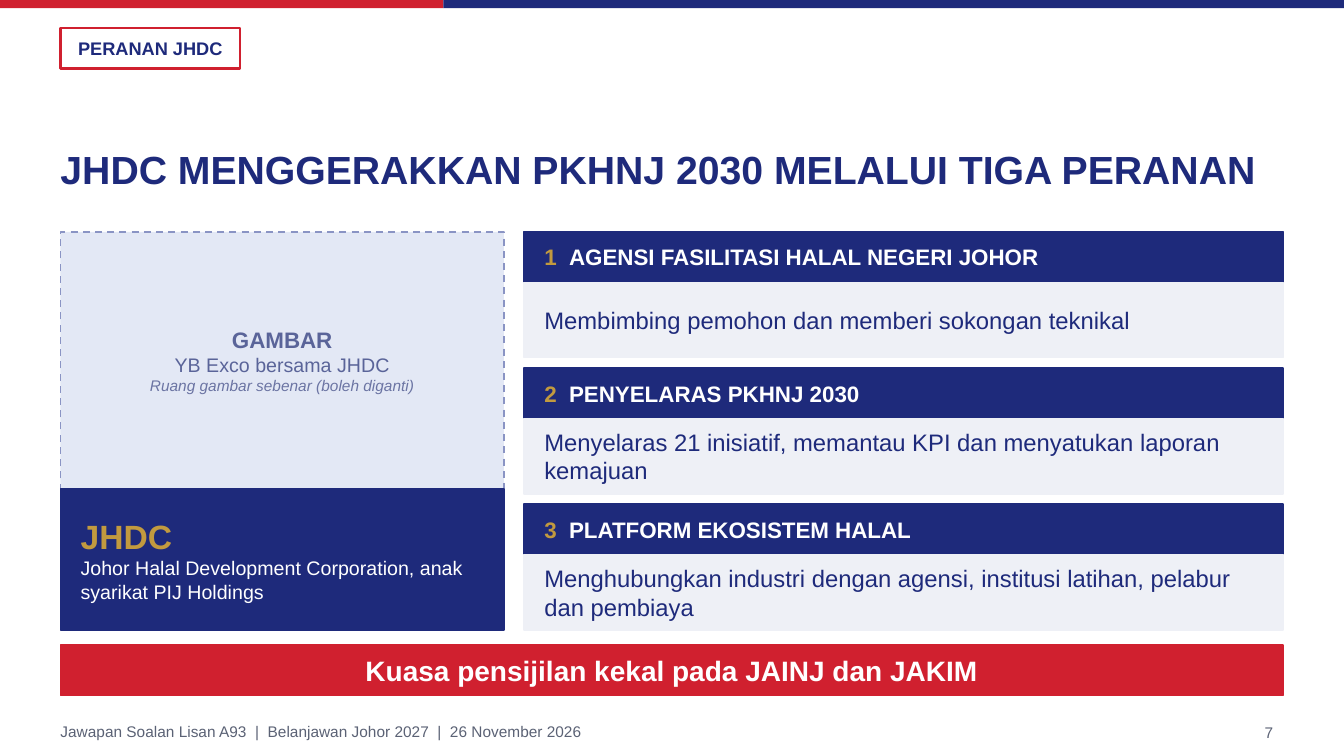
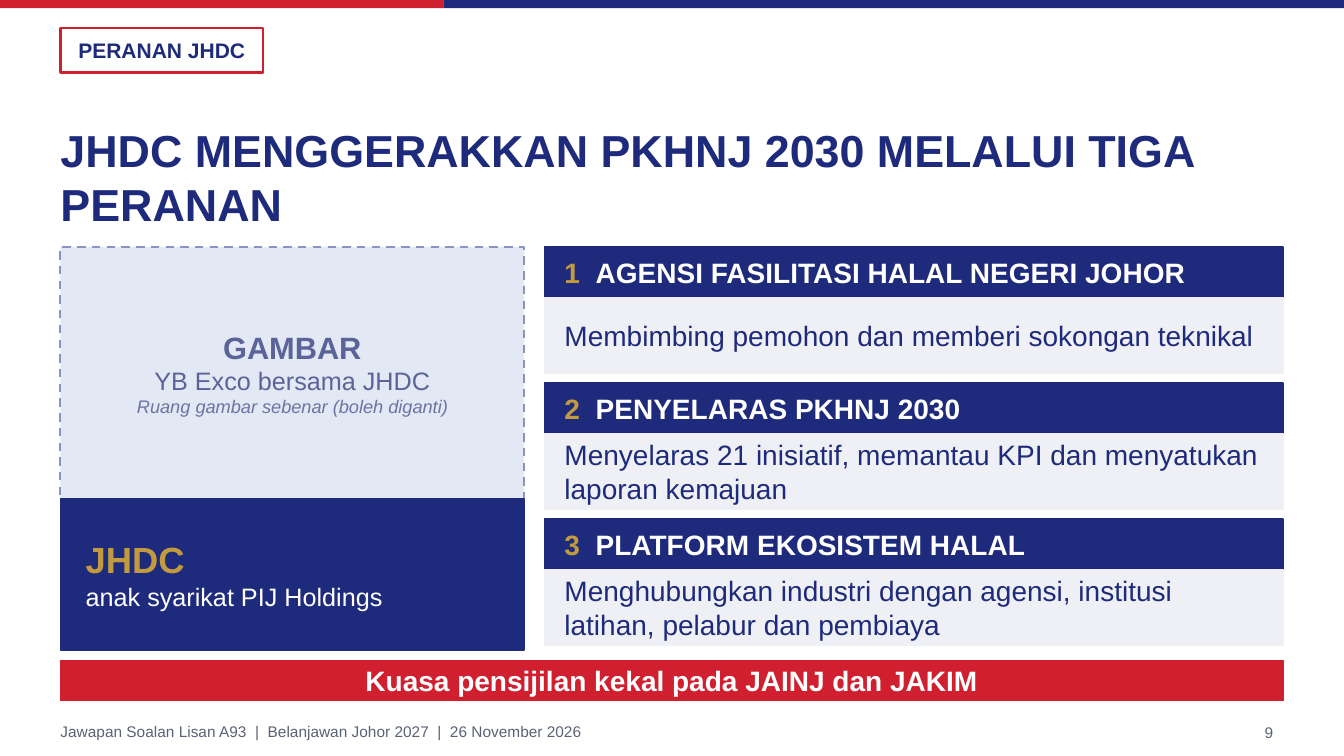
Before and after one commit to nawaljoe/Nawal, a slide deck: slide 9 of slides/A93_Halal_Johor_16x9.pptx (slide 7 before the commit). Drawn at 1344x756 pixels with LibreOffice and Linux fonts; fonts in the diff are those of the drawing; background and template pictures are left out. Boxes give left, top, right and bottom in pixels: in the first picture for what was removed or moved away, otherwise in the second. Text is boxed around its words. In the diff, an @@ line names an element or a change of style, - is before the commit and + after.

```diff
--- a/slides/A93_Halal_Johor_16x9.pptx
+++ b/slides/A93_Halal_Johor_16x9.pptx
@@ text "PERANAN JHDC" at <box>78,43,245,58</box>: size 13 to 15 pt @@
@@ rectangle: place and size @@
-rectangle at <box>60,28,240,69</box>
+rectangle at <box>60,28,263,73</box>
@@ title "JHDC MENGGERAKKAN PKHNJ 2030 MELALUI ..." at <box>60,135,1195,221</box>: size 28 to 32 pt @@
@@ rectangle: place and size @@
-rectangle at <box>60,232,504,489</box>
+rectangle at <box>60,247,524,499</box>
@@ rectangle at <box>60,247,524,499</box>: outline #8A94C4 1.25 pt dashed to #8A94C4 1.5 pt dashed @@
@@ text "GAMBAR": place and size @@
-text "GAMBAR" at <box>150,332,414,394</box>
+text "GAMBAR" at <box>137,337,448,417</box>
@@ text "GAMBAR" at <box>137,337,448,417</box>: size 16 to 22 pt in "GAMBAR"; size 14 to 18 pt in "YB Exco bersama JHDC"; size 11 to 13 pt in "Ruang gambar sebenar (boleh diganti)" @@
@@ rectangle: place and size @@
-rectangle at <box>524,232,1284,282</box>
+rectangle at <box>544,247,1284,297</box>
@@ text "1 AGENSI FASILITASI HALAL NEGERI ...": place and size @@
-text "1 AGENSI FASILITASI HALAL NEGERI ..." at <box>544,249,1038,266</box>
+text "1 AGENSI FASILITASI HALAL NEGERI ..." at <box>564,263,1185,284</box>
@@ rectangle: place and size @@
-rectangle at <box>524,282,1284,358</box>
+rectangle at <box>544,297,1284,373</box>
@@ text "Membimbing pemohon dan memberi sokongan ...": place and size @@
-text "Membimbing pemohon dan memberi sokongan ..." at <box>544,311,1130,334</box>
+text "Membimbing pemohon dan memberi sokongan ..." at <box>564,325,1253,351</box>
@@ rectangle: place and size @@
-rectangle at <box>524,368,1284,418</box>
+rectangle at <box>544,383,1284,434</box>
@@ text "2 PENYELARAS PKHNJ 2030": place and size @@
-text "2 PENYELARAS PKHNJ 2030" at <box>544,386,860,403</box>
+text "2 PENYELARAS PKHNJ 2030" at <box>564,399,960,420</box>
@@ rectangle: place and size @@
-rectangle at <box>524,418,1284,494</box>
+rectangle at <box>544,434,1284,509</box>
@@ text "Menyelaras 21 inisiatif, memantau KPI ...": place and size @@
-text "Menyelaras 21 inisiatif, memantau KPI ..." at <box>544,433,1220,484</box>
+text "Menyelaras 21 inisiatif, memantau KPI ..." at <box>564,444,1258,504</box>
@@ rectangle: place and size @@
-rectangle at <box>60,489,504,630</box>
+rectangle at <box>60,499,524,650</box>
@@ text "JHDC": place and size @@
-text "JHDC" at <box>81,525,463,603</box>
+text "JHDC" at <box>86,547,382,612</box>
@@ rectangle: place and size @@
-rectangle at <box>524,504,1284,555</box>
+rectangle at <box>544,519,1284,570</box>
@@ size 16 to 20 pt in 3 elements at <box>564,399,960,420</box>, <box>564,263,1185,284</box>, <box>564,535,1025,556</box> @@
@@ text "3 PLATFORM EKOSISTEM HALAL": place and size @@
-text "3 PLATFORM EKOSISTEM HALAL" at <box>544,522,911,539</box>
+text "3 PLATFORM EKOSISTEM HALAL" at <box>564,535,1025,556</box>
@@ text at <box>86,547,185,574</box>: size 24 to 26 pt in "JHDC" @@
@@ text at <box>86,587,382,612</box>: text changed; size 14 to 18 pt @@
-Johor Halal Development Corporation, anak syarikat PIJ Holdings
+anak syarikat PIJ Holdings
@@ rectangle: place and size @@
-rectangle at <box>524,555,1284,630</box>
+rectangle at <box>544,570,1284,645</box>
@@ size 17 to 20 pt in 3 elements at <box>564,444,1258,504</box>, <box>564,325,1253,351</box>, <box>564,580,1171,640</box> @@
@@ text "Menghubungkan industri dengan agensi, institusi ...": place and size @@
-text "Menghubungkan industri dengan agensi, institusi ..." at <box>544,569,1230,621</box>
+text "Menghubungkan industri dengan agensi, institusi ..." at <box>564,580,1171,640</box>
@@ text "Kuasa pensijilan kekal pada JAINJ ...": place and size @@
-text "Kuasa pensijilan kekal pada JAINJ ..." at <box>365,660,977,686</box>
+text "Kuasa pensijilan kekal pada JAINJ ..." at <box>365,670,977,696</box>
@@ rectangle: place and size @@
-rectangle at <box>60,645,1284,696</box>
+rectangle at <box>60,660,1284,701</box>
@@ page number at <box>1265,727,1274,738</box>: text changed @@
-7
+9
```
Also in this commit, not shown: 19 other slides changed, 16 slides added, 3 slides removed, 2 other files.
